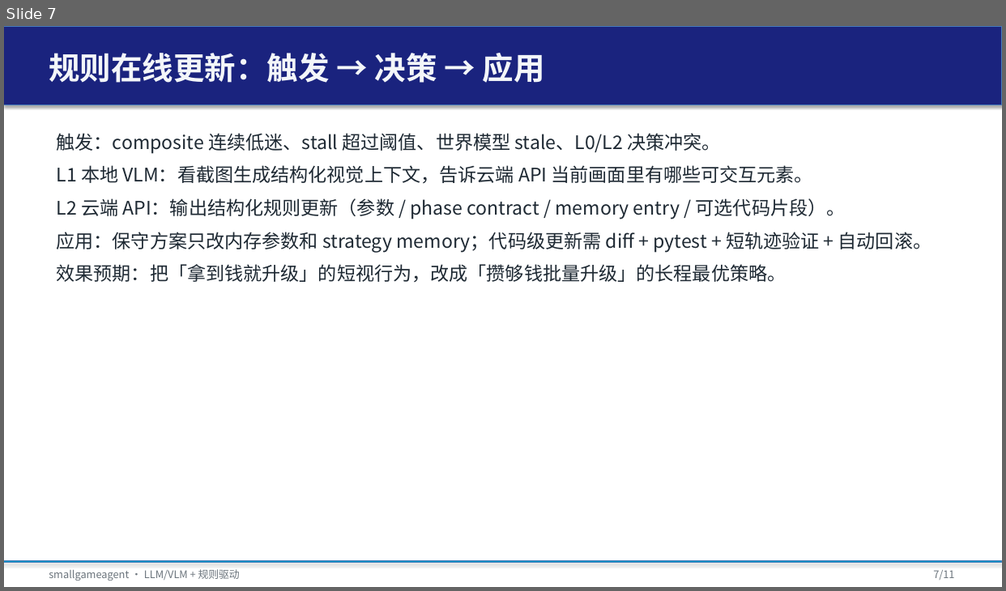
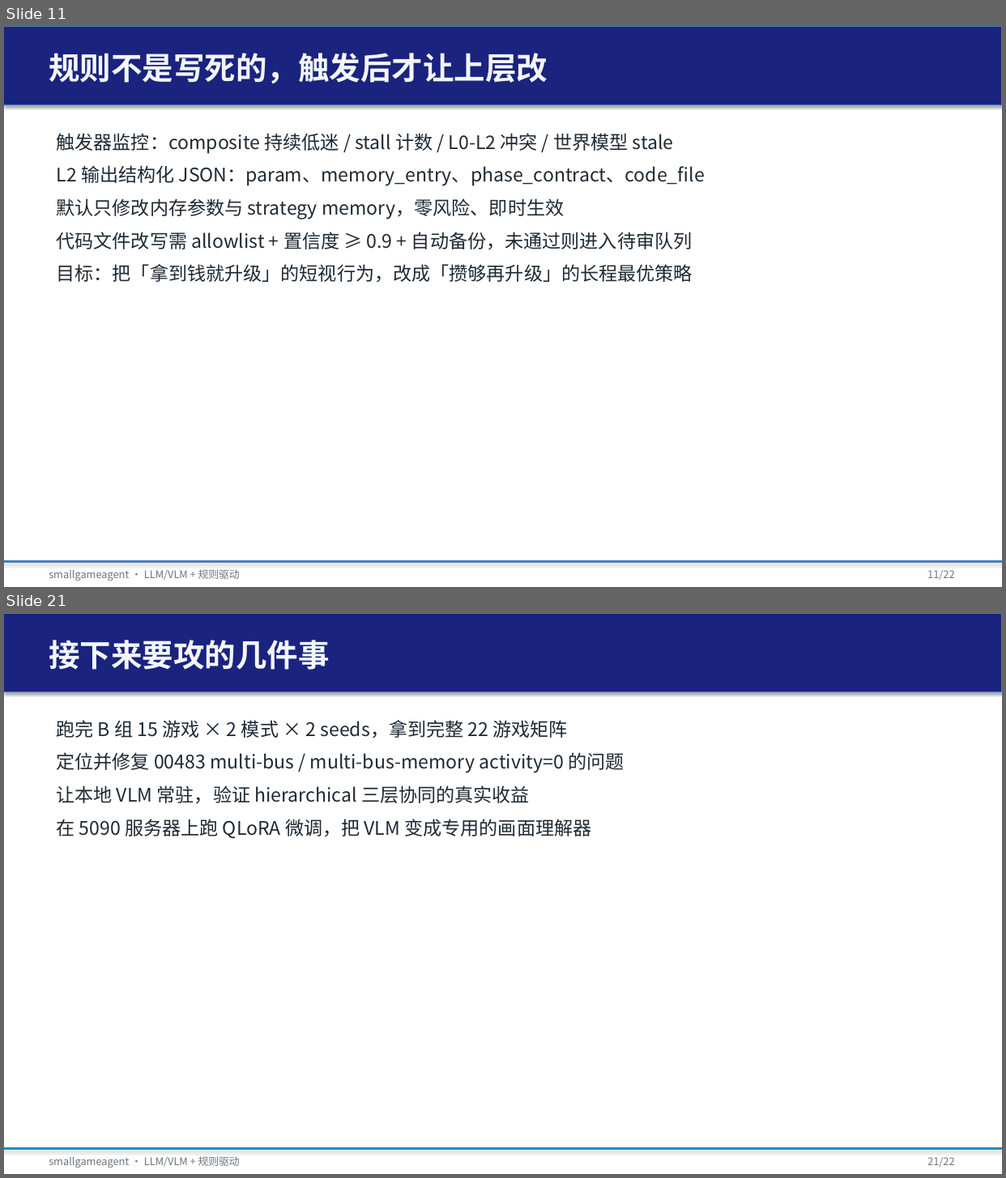
Before and after one commit to tzhazuma/smallgameagent, a slide deck: reports/smallgameagent_report.pptx. Shown one above the other, each under a label of ours: slide 7 before the commit, slides 11 and 21 after it; the slides between them are not shown. The pictures are 1006x591 and 1006x1178 pixels, drawn with LibreOffice and Linux fonts; fonts in the diff are those of the drawing. Boxes give left, top, right and bottom in pixels: in the first picture for what was removed or moved away, otherwise in the second. Text is boxed around its words. In the diff, an @@ line names an element or a change of style, - is before the commit and + after.

```diff
--- a/reports/smallgameagent_report.pptx
+++ b/reports/smallgameagent_report.pptx
@@ slide 21 added at box(4, 613, 1002, 1174), background #FFFFFF @@
@@ rectangle added at box(4, 613, 1002, 692), fill #1A237E, outline #4B7EBC 0.75 pt @@
@@ text added at box(49, 640, 329, 670), 30 pt, text #F3F6F9, bold @@
+接下来要攻的几件事
@@ text added at box(56, 720, 624, 839), 18 pt, text #1E2933 @@
+跑完 B 组 15 游戏 × 2 模式 × 2 seeds，拿到完整 22 游戏矩阵
+定位并修复 00483 multi-bus / multi-bus-memory activity=0 的问题
+让本地 VLM 常驻，验证 hierarchical 三层协同的真实收益
+在 5090 服务器上跑 QLoRA 微调，把 VLM 变成专用的画面理解器
@@ rectangle added at box(4, 1148, 1002, 1150), fill #0096C7, outline #4B7EBC 0.75 pt @@
@@ text added at box(49, 1157, 240, 1168), 10 pt, text #6C757D @@
+smallgameagent · LLM/VLM + 规则驱动
@@ text added at box(927, 1157, 954, 1167), 10 pt, text #6C757D @@
+21/22
@@ what was slide 7 is now slide 11 @@
@@ slide 11 changed as well @@
@@ text at box(49, 53, 548, 84): text changed @@
-规则在线更新：触发 → 决策 → 应用
+规则不是写死的，触发后才让上层改
@@ text at box(56, 133, 705, 283): text changed @@
-触发：composite 连续低迷、stall 超过阈值、世界模型 stale、L0/L2 决策冲突。
-L1 本地 VLM：看截图生成结构化视觉上下文，告诉云端 API 当前画面里有哪些可交互元素。
-L2 云端 API：输出结构化规则更新（参数 / phase contract / memory entry / 可选代码片段）。
-应用：保守方案只改内存参数和 strategy memory；代码级更新需 diff + pytest + 短轨迹验证 + 自动回滚。
-效果预期：把「拿到钱就升级」的短视行为，改成「攒够钱批量升级」的长程最优策略。
+触发器监控：composite 持续低迷 / stall 计数 / L0-L2 冲突 / 世界模型 stale
+L2 输出结构化 JSON：param、memory_entry、phase_contract、code_file
+默认只修改内存参数与 strategy memory，零风险、即时生效
+代码文件改写需 allowlist + 置信度 ≥ 0.9 + 自动备份，未通过则进入待审队列
+目标：把「拿到钱就升级」的短视行为，改成「攒够再升级」的长程最优策略
@@ text at box(927, 570, 954, 580): text changed @@
-7/11
+11/22
```
Also in this commit, not shown: 7 other slides changed, 12 other slides added, 2 slides removed, 8 other files.
